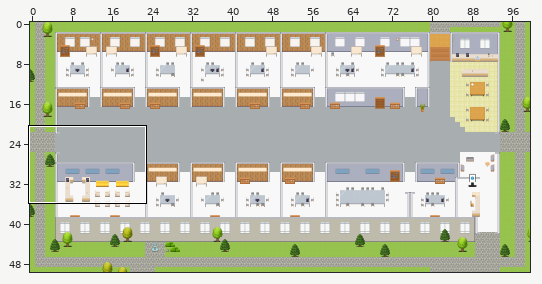
Two states of a Tiled map (JSON), maps/Finance-Platform.tmj. Above, an overview of the earlier version with the close-up marked.
Close-up. Before:
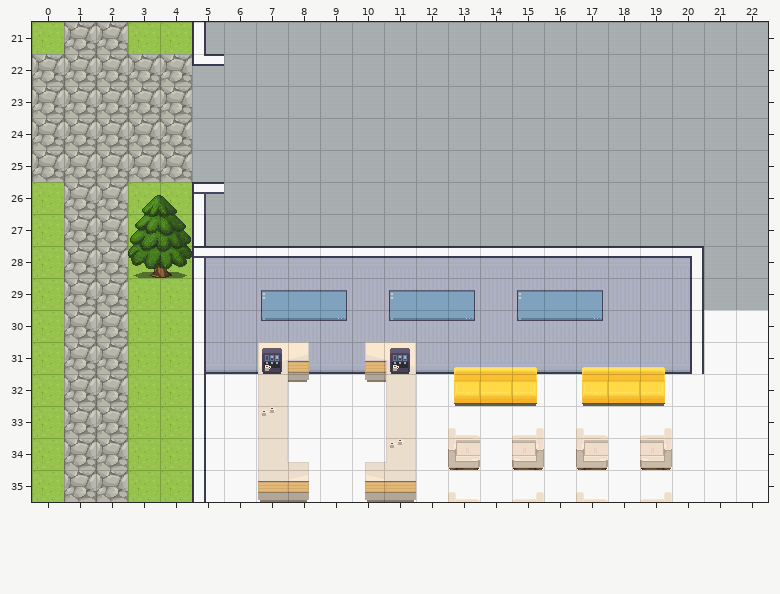
Cells are 32x32 px. Shown: x 0..22, y 21..35. The commit also changed other parts of the map, which this record leaves out.
The result:
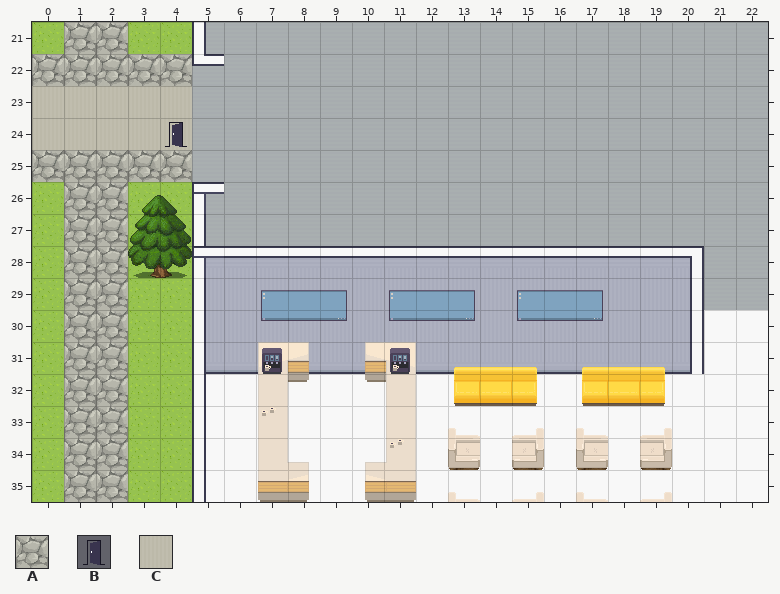
Key: from "Exterior": A 638; from "User_Zones": B 65; from "room2": C 328.
_ is an empty cell.
Diff:
Layer "outside":
y 23..24: x 0..4 AAAAA -> CCCCC
Layer "zones":
y 24: x 4 _ -> B
Where, in picture pixels (left, top, right, bottom), the same in both close-ups:
changed: (32, 86, 192, 150)
